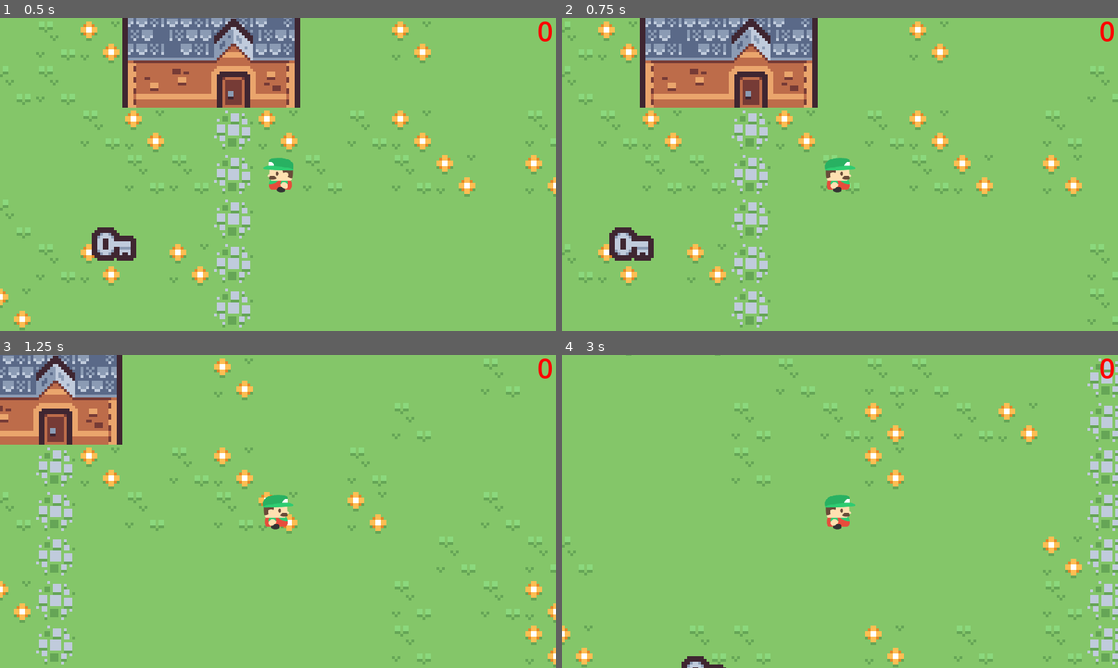
Above: before the commit, frames 1-4 (two rows, left to right).
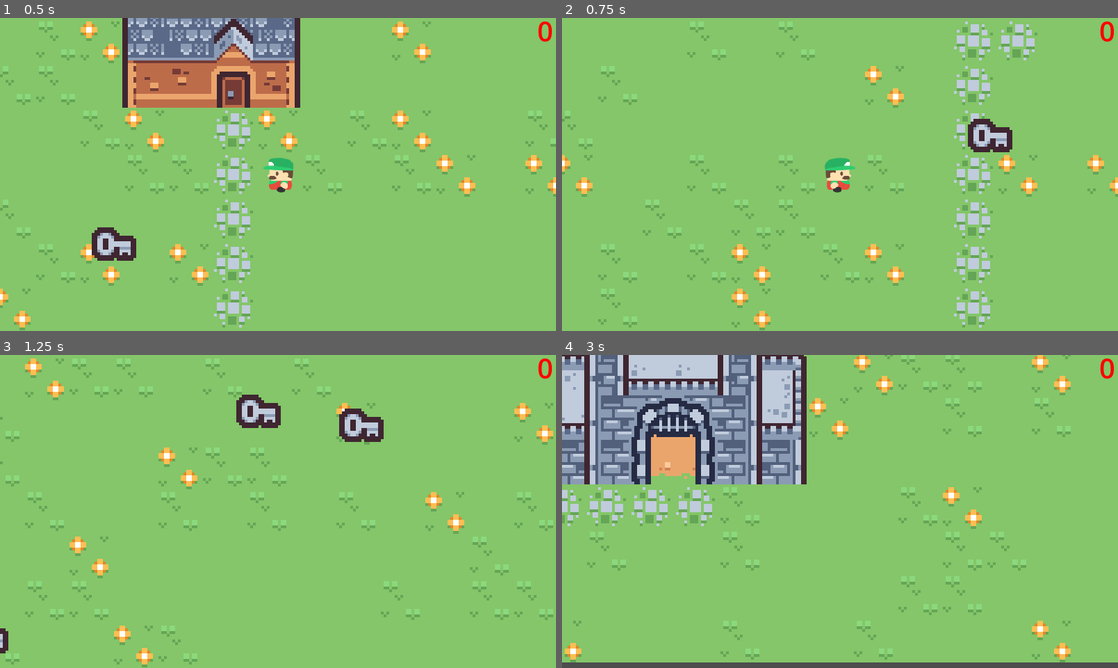
Above: after the commit, the same moments.

Repository: Starpen8Volkov/Kyle-First-Game
Game: Godot game, scene res://Scenes/main_game_window.tscn
Same seed, same stepped clock (60 frames per second), same inputs: the game is played once before the commit and once after it.
Inputs:
- Up to frame 1 (0.5 s): no input
- Up to frame 2 (0.75 s): tap Enter at 0.5 s; hold Right (Player_Right) from 0.53 s (still down)
- Up to frame 3 (1.25 s): keep holding Right (Player_Right)
- Up to frame 4 (3 s): release Right (Player_Right) at 1.28 s; hold Down (Player_Down) 1.28-2.03 s; hold Right (Player_Right) 2.03-2.78 s; hold Up (Player_Up) from 2.78 s (still down)

Frame 1 is identical in both runs. In frame 2, 21% of the frame differs, in the area x 0-100%, y 0-100%; in frame 3, 15%; in frame 4, 29%.

Commit message:
Debugging player collision

Diff:
--- a/Scenes/map1.tscn
+++ b/Scenes/map1.tscn
@@ -1,8 +1,12 @@
-[gd_scene load_steps=4 format=4 uid="uid://riuk4wx6g86t"]
+[gd_scene load_steps=5 format=4 uid="uid://riuk4wx6g86t"]
 
 [ext_resource type="TileSet" uid="uid://bfngyo5hq7mo6" path="res://Assets/Tilesets/overworld.tres" id="1_3vq46"]
 [ext_resource type="PackedScene" uid="uid://bjv117g4u3uxn" path="res://Scenes/player.tscn" id="2_cc8cj"]
 [ext_resource type="PackedScene" uid="uid://bmxkv86wfa20s" path="res://Scenes/key.tscn" id="3_me8s6"]
+
+[sub_resource type="LabelSettings" id="LabelSettings_d3x0h"]
+font_size = 8
+font_color = Color(0, 0, 0, 1)
 
 [node name="Map 1" type="Node2D" groups=["map"]]
 
@@ -61,3 +65,53 @@
 limit_top = 0
 limit_right = 800
 limit_bottom = 450
+
+[node name="ColorRect" type="ColorRect" parent="." groups=["rect"]]
+offset_right = 15.0
+offset_bottom = 15.0
+
+[node name="Label" type="Label" parent="ColorRect"]
+texture_filter = 2
+layout_mode = 0
+offset_left = -30.0
+offset_right = 40.0
+offset_bottom = 23.0
+text = "(168,168)"
+label_settings = SubResource("LabelSettings_d3x0h")
+
+[node name="ColorRect2" type="ColorRect" parent="." groups=["rect"]]
+offset_right = 15.0
+offset_bottom = 15.0
+
+[node name="Label" type="Label" parent="ColorRect2"]
+texture_filter = 2
+layout_mode = 0
+offset_right = 70.0
+offset_bottom = 23.0
+text = "(168,168)"
+label_settings = SubResource("LabelSettings_d3x0h")
+
+[node name="ColorRect3" type="ColorRect" parent="." groups=["rect"]]
+offset_right = 15.0
+offset_bottom = 15.0
+
+[node name="Label" type="Label" parent="ColorRect3"]
+texture_filter = 2
+layout_mode = 0
+offset_right = 70.0
+offset_bottom = 23.0
+text = "(168,168)"
+label_settings = SubResource("LabelSettings_d3x0h")
+
+[node name="ColorRect4" type="ColorRect" parent="." groups=["rect"]]
+offset_right = 15.0
+offset_bottom = 15.0
+
+[node name="Label" type="Label" parent="ColorRect4"]
+texture_filter = 2
+layout_mode = 0
+offset_left = -30.0
+offset_right = 40.0
+offset_bottom = 23.0
+text = "(168,168)"
+label_settings = SubResource("LabelSettings_d3x0h")
--- a/Scenes/player.tscn
+++ b/Scenes/player.tscn
@@ -7,7 +7,7 @@
 size = Vector2(160, 160)
 
 [sub_resource type="RectangleShape2D" id="RectangleShape2D_8mqnw"]
-size = Vector2(150, 150)
+size = Vector2(100, 100)
 
 [node name="Player" type="CharacterBody2D" groups=["player"]]
 scale = Vector2(0.1, 0.1)
--- a/Scripts/player_grid_movement.gd
+++ b/Scripts/player_grid_movement.gd
@@ -8,8 +8,12 @@
 var sprite
 var touches = []
 var moveLocks = []
+var rects
+var toMoveP = toMove
+var pPos = Vector2(0,0)
 
 func _ready():
+	rects = get_tree().get_nodes_in_group("rect")
 	cam = get_tree().get_first_node_in_group("player_camera")
 	sprite = get_tree().get_first_node_in_group("player_sprite")
 	tileMap = get_tree().get_first_node_in_group("tilemap")
@@ -39,27 +43,44 @@
 		if lastDir==0 or lastDir==2:
 			toMove.y+=(tileSize.y)*directionY
 
-func _on_timer_timeout():
+
 	#print(touches,toMove+position)
 	if toMove==Vector2(0,0):
 		sprite.stop()
 	else:
+		print(position+toMove,touches)
+		#var i=0
+		#for r in touches:
+			#rects[i].position=r[1]-Vector2(7.5,7.5)
+			#i+=1
 		#check collision
 		if !touches.any(collidingBodies):
-			position+=toMove
-			cam.position=position
+			toMoveP=toMove
+			call_deferred("moveplayer")
 
-			#animation
-			if toMove.x>0:
-				sprite.play("right")
-			elif toMove.x<0:
-				sprite.play("left")
-			elif toMove.y>0:
-				sprite.play("down")
-			elif toMove.y<0:
-				sprite.play("up")
+		#animation
+		#var moved = true
+		if toMove.x>0:
+			sprite.play("right")
+		elif toMove.x<0:
+			sprite.play("left")
+		elif toMove.y>0:
+			sprite.play("down")
+		elif toMove.y<0:
+			sprite.play("up")
+		#else:
+			#moved=false
 
 		toMove=Vector2(0,0)
+
+func _on_timer_timeout():
+	pass
+
+
+func moveplayer():
+	pPos=position
+	position+=toMoveP
+	cam.position=position
 
 
 func collidingBodies(body):
@@ -67,41 +88,61 @@
 	return body[1]==(toMove+position)
 
 
-func checkBody(b,body):
-	return b[0]==body
+func checkBodyByPos(b,pos):
+	return b[1]==pos
 
 
 func _on_left_body_entered(body):
 	if body!=Global.Player:
 		touches.append([body,position+Vector2(-tileSize.x,0)])
+		rects[0].position=(position+Vector2(-tileSize.x,0))-(tileSize/2)
+		rects[0].get_node("Label").text=str(rects[0].position+(tileSize/2))
+		print("+l"+str(touches))
 		#print(body.tile_set.get_physics_layer_collision_layer(2))
 
 func _on_right_body_entered(body):
 	if body!=Global.Player:
 		touches.append([body,position+Vector2(tileSize.x,0)])
+		rects[1].position=(position+Vector2(tileSize.x,0))-(tileSize/2)
+		rects[1].get_node("Label").text=str(rects[1].position+(tileSize/2))
+		print("+r"+str(touches))
 
 
 func _on_top_body_entered(body):
 	if body!=Global.Player:
 		touches.append([body,position+Vector2(0,-tileSize.y)])
+		rects[2].position=(position+Vector2(0,-tileSize.y))-(tileSize/2)
+		rects[2].get_node("Label").text=str(rects[2].position+(tileSize/2))
+		print("+t"+str(touches))
 
 
 func _on_bottom_body_entered(body):
 	if body!=Global.Player:
 		touches.append([body,position+Vector2(0,tileSize.y)])
+		rects[3].position=(position+Vector2(0,tileSize.y))-(tileSize/2)
+		rects[3].get_node("Label").text=str(rects[3].position+(tileSize/2))
+		print("+b"+str(touches))
 
 
 func _on_left_body_exited(body):
-	print(touches.pop_at(touches.find_custom(checkBody.bind(body))))
+	touches.pop_at(touches.find_custom(checkBodyByPos.bind(pPos+Vector2(-tileSize.x,0))))
+	rects[0].position=Vector2(0,0)
+	print("-l"+str(pPos+Vector2(-tileSize.x,0)))
 
 
 func _on_right_body_exited(body):
-	print(touches.pop_at(touches.find_custom(checkBody.bind(body))))
+	touches.pop_at(touches.find_custom(checkBodyByPos.bind(pPos+Vector2(tileSize.x,0))))
+	rects[1].position=Vector2(0,0)
+	print("-r"+str(pPos+Vector2(tileSize.x,0)))
 
 
 func _on_top_body_exited(body):
-	print(touches.pop_at(touches.find_custom(checkBody.bind(body))))
+	touches.pop_at(touches.find_custom(checkBodyByPos.bind(pPos+Vector2(0,-tileSize.y))))
+	rects[2].position=Vector2(0,0)
+	print("-t"+str(pPos+Vector2(0,-tileSize.y)))
 
 
 func _on_bottom_body_exited(body):
-	print(touches.pop_at(touches.find_custom(checkBody.bind(body))))
+	touches.pop_at(touches.find_custom(checkBodyByPos.bind(pPos+Vector2(0,tileSize.y))))
+	rects[3].position=Vector2(0,0)
+	print("-b"+str(pPos+Vector2(0,tileSize.y)))
